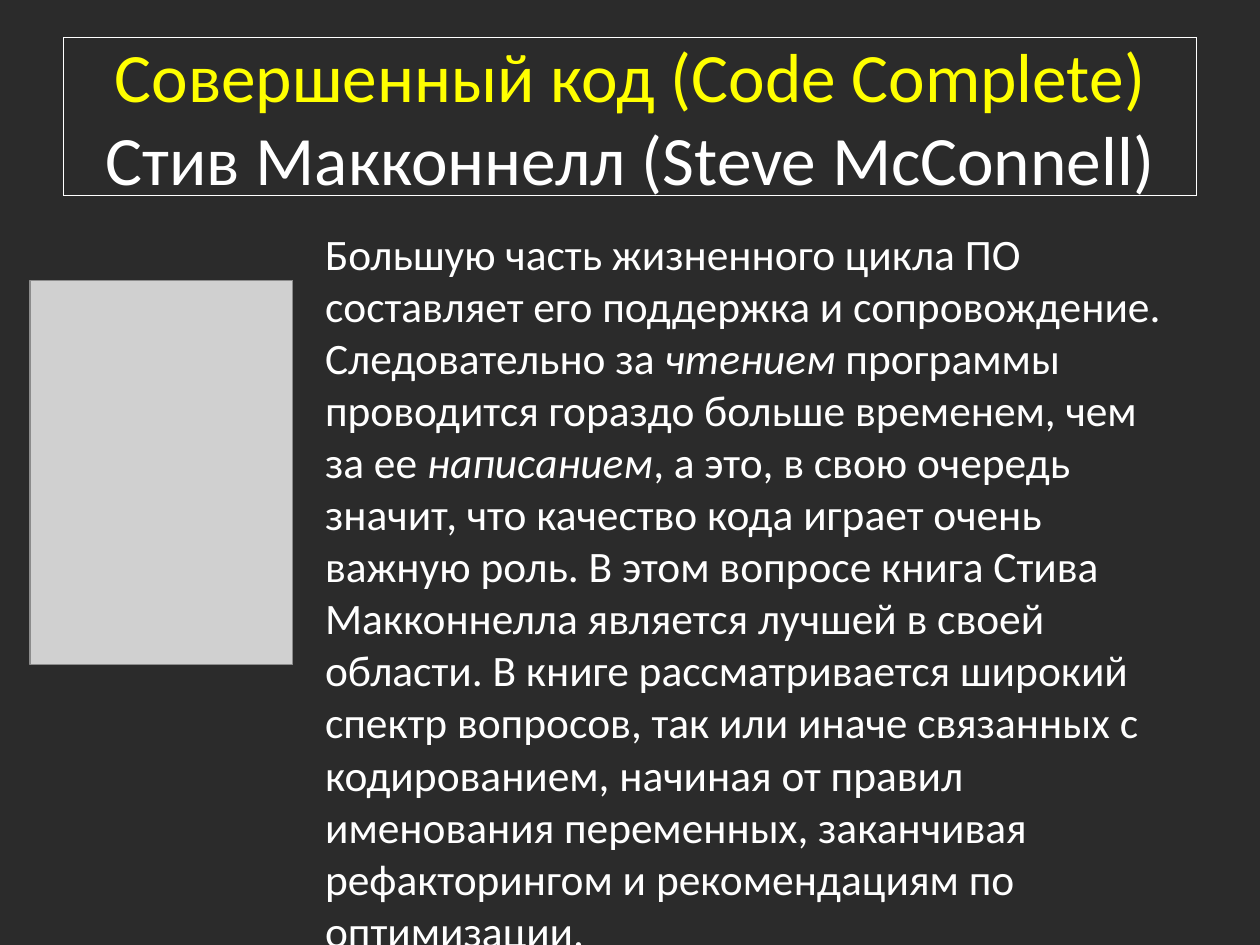
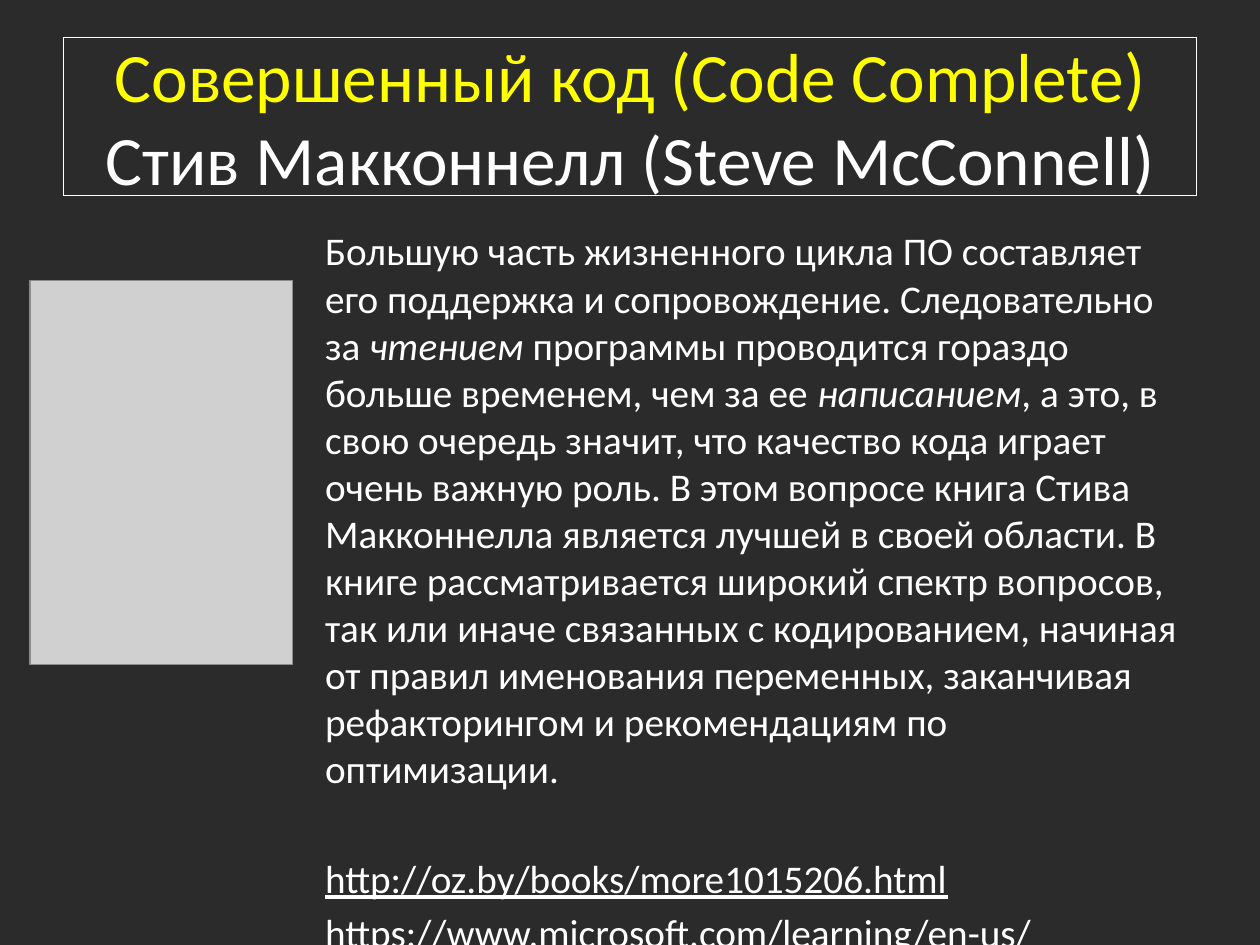
Before and after one commit to bazile/Training, a slide deck: slide 12 of Presentation/books-to-read.pptx. Drawn at 1260x945 pixels with LibreOffice and Linux fonts; fonts in the diff are those of the drawing; grey boxes stand for pictures; background and template pictures are left out; a plain dark background stands for a picture behind light text. Boxes give left, top, right and bottom in pixels: in the first picture for what was removed or moved away, otherwise in the second. Text is boxed around its words. In the diff, an @@ line names an element or a change of style, - is before the commit and + after.

Commit message:
Updated recommended book

```diff
--- a/Presentation/books-to-read.pptx
+++ b/Presentation/books-to-read.pptx
@@ text at [325, 239, 1177, 790]: size 24.8 to 22.4 pt in "Большую часть жизненного цикла ПО составляет его ..." @@
@@ text at [325, 865, 947, 900]: paragraphs added @@
+http://oz.by/books/more1015206.html
+https://www.microsoft.com/learning/en-us/book.aspx?ID=6822
```
